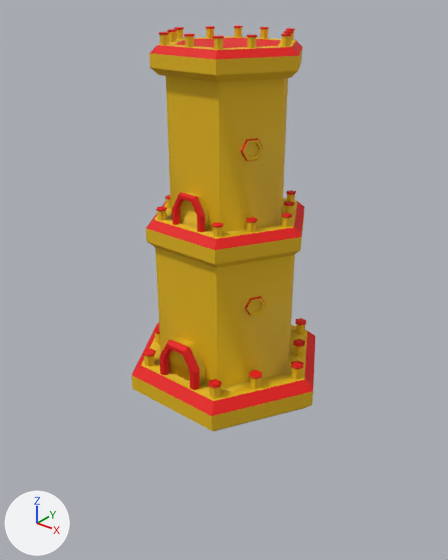
Before and after pictures for a commit that changed the FBX model Assets/Models/Assets/Watch_Tower_Player_Red.fbx.
Before and after are seen from a 50 mm camera at (4.12, -5.27, 4.71) aimed at (-0.07, -0.03, 1.46). The axes (+X, +Y, +Z) are drawn at lower left. The lights are the same throughout. Where no turn or scale is listed for an object, it has been applied to the vertices.

Names of what the first picture shows: 'Hive_Tower_Player_Red'.
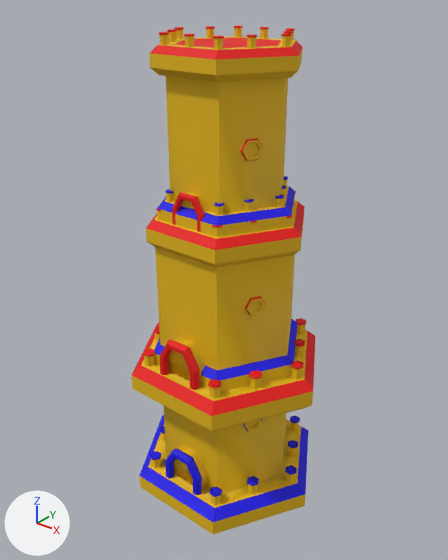
The newer file is also turned or shifted as a whole; pictures and numbers use the older file's frame.

Boxes [x1, y1, x2, y2] around the edits, measured in the pictures (448 x 560 px):
'Watch_Tower_Player_Blue', added: after [139, 176, 308, 534]
    faces in mat_yellow_010 (yellow #e7b906): [139, 180, 305, 534]
    faces in mat_blue_004 (blue #1100e7): [139, 176, 308, 522]

The change, as a diff of the scene's bpy script:
```diff
--- a/Assets/Models/Assets/Watch_Tower_Player_Red.fbx.py
+++ b/Assets/Models/Assets/Watch_Tower_Player_Red.fbx.py
@@ mat_blue_004 @@
+mat_blue_004 = principled_material('Blue.004')
+mat_blue_004.base_color = (0.00565, 0.0, 0.8)  # blue #1100e7
+mat_blue_004.roughness = 0.69
@@ me_torus_005_1 @@
+me_torus_005_1.from_pydata(...)  # 2730 vertices, 2557 faces; spans x -1.25..1.25, y -0.17..1.99, z -0.65..3.47
+# faces by material slot: [569, 1988]
+me_torus_005_1.materials.append(mat_yellow_010)  # yellow #e7b906
+me_torus_005_1.materials.append(mat_blue_004)  # blue #1100e7
@@ ob_watch_tower_player_blue @@
+ob_watch_tower_player_blue = bpy.data.objects.new('Watch_Tower_Player_Blue', me_torus_005_1)
+ob_watch_tower_player_blue.location = (-0.01, -0.93, -0.81)
```
